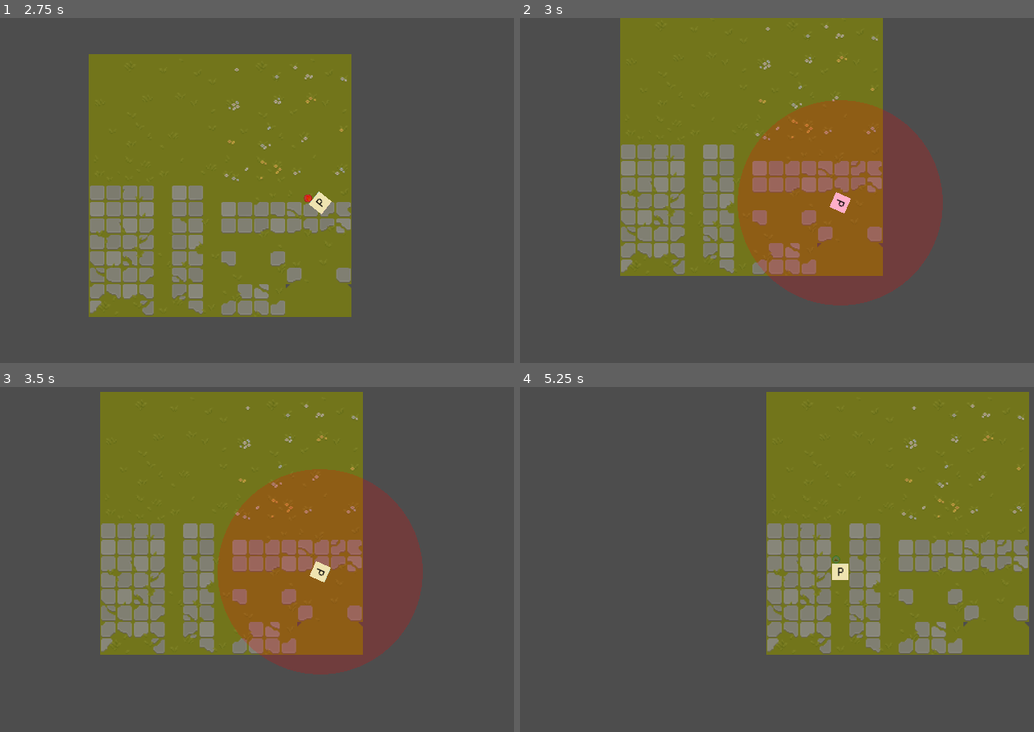
Above: before the commit, frames 1-4 (two rows, left to right).
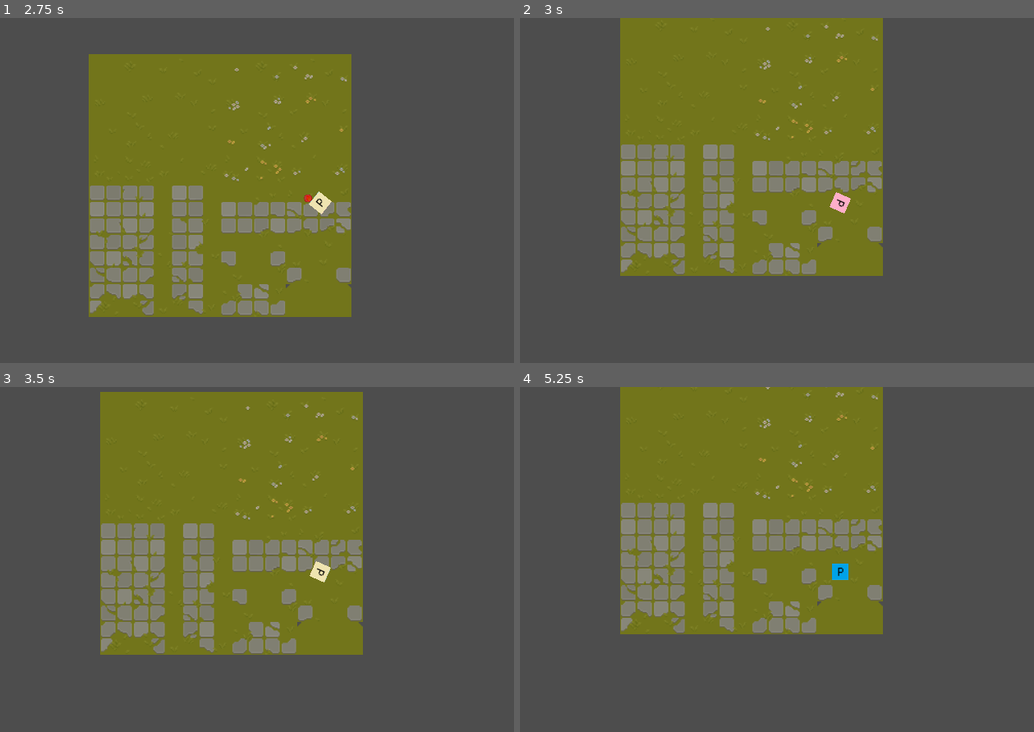
Above: after the commit, the same moments.

Repository: fernando38954/No_defined
Game: Godot game, scene res://scene/Main.tscn
Two runs of this game, one before a commit and one after it. Both use one fixed random seed, a clock stepped at 60 frames per second and the inputs below.
Inputs (mouse positions are in pixels of both pictures, inside the frame that each line leads up to):
- Up to frame 1 (2.75 s): tap Enter at 0.5 s; move the mouse to (462, 183) at 0.52 s; hold D (key_right) 0.53-1.28 s; click (462, 183) at 0.6 s; right-click (462, 183) at 0.8 s; move the mouse to (190, 221) at 1.27 s; hold S (key_down) 1.28-2.03 s; right-click (190, 221) at 1.35 s; click (190, 221) at 1.55 s; tap Space at 2 s; move the mouse to (385, 121) at 2.02 s; hold D (key_right) from 2.03 s (still down); click (385, 121) at 2.1 s; right-click (385, 121) at 2.3 s
- Up to frame 2 (3 s): tap Enter at 2.75 s; move the mouse to (807, 276) at 2.77 s; release D (key_right) at 2.78 s; hold W (key_up) from 2.78 s (still down); right-click (807, 276) at 2.85 s
- Up to frame 3 (3.5 s): keep holding W (key_up); click (287, 645) at 3.05 s
- Up to frame 4 (5.25 s): tap Space at 3.5 s; move the mouse to (outside the picture) at 3.52 s; release W (key_up) at 3.53 s; hold A (key_left) 3.53-5.03 s; click (outside the picture) at 3.6 s; right-click (outside the picture) at 3.8 s; move the mouse to (643, 518) at 4.27 s; right-click (643, 518) at 4.35 s; click (643, 518) at 4.55 s; tap Enter at 5 s; move the mouse to (874, 573) at 5.02 s; hold S (key_down) from 5.03 s (still down); click (874, 573) at 5.1 s

Frame 1 is identical in both runs. In frame 2, 18% of the frame differs, in the area x 42-83%, y 23-84%; in frame 3, 18%; in frame 4, 48%, in the area x 19-100%, y 0-78%.
Error before the commit: Cannot call method 'queue_free' on a null value. (res://script/player.gd:52)

Commit message:
Add AttackIndicator

Diff:
--- /dev/null
+++ b/Game/object/AttackIndicator/LineIndicator.tscn
@@ -0,0 +1,6 @@
+[gd_scene load_steps=2 format=3 uid="uid://7bleqlqkqjs3"]
+
+[ext_resource type="Script" path="res://script/AttackIndicator/lineIndicator.gd" id="1_6b2bo"]
+
+[node name="LineIndicator" type="Node2D"]
+script = ExtResource("1_6b2bo")
--- /dev/null
+++ b/Game/object/AttackIndicator/circleIndicator.tscn
@@ -0,0 +1,7 @@
+[gd_scene load_steps=2 format=3 uid="uid://cqeepxg2onn2q"]
+
+[ext_resource type="Script" path="res://script/AttackIndicator/circleIndicator.gd" id="1_p6gt1"]
+
+[node name="CircleIndicator" type="Node2D"]
+show_behind_parent = true
+script = ExtResource("1_p6gt1")
--- /dev/null
+++ b/Game/object/AttackIndicator/circleRange.tscn
@@ -0,0 +1,18 @@
+[gd_scene load_steps=3 format=3 uid="uid://bqbsyesfd8d74"]
+
+[ext_resource type="Script" path="res://script/AttackIndicator/circleRange.gd" id="1_arda1"]
+
+[sub_resource type="CircleShape2D" id="CircleShape2D_gv6id"]
+radius = 1.0
+
+[node name="Range" type="Node2D"]
+show_behind_parent = true
+script = ExtResource("1_arda1")
+
+[node name="CircleRangeDetector" type="Area2D" parent="."]
+
+[node name="CollisionShape2D" type="CollisionShape2D" parent="CircleRangeDetector"]
+shape = SubResource("CircleShape2D_gv6id")
+
+[connection signal="mouse_entered" from="CircleRangeDetector" to="." method="_on_circle_range_mouse_entered"]
+[connection signal="mouse_exited" from="CircleRangeDetector" to="." method="_on_circle_range_mouse_exited"]
--- a/Game/object/rangeCircle.tscn
+++ /dev/null
@@ -1,7 +0,0 @@
-[gd_scene load_steps=2 format=3 uid="uid://bqbsyesfd8d74"]
-
-[ext_resource type="Script" path="res://script/circleRange.gd" id="1_m476o"]
-
-[node name="Range" type="Node2D"]
-show_behind_parent = true
-script = ExtResource("1_m476o")
--- a/Game/script/Attack/meteor.gd
+++ b/Game/script/Attack/meteor.gd
@@ -2,16 +2,16 @@
 
 func _ready():
 	var rand_vec = Function.rand_Vector2() * 20
-	position += rand_vec
+	global_position += rand_vec
 	$AnimatedSprite2D.play("default")
 	PlayerStatus.can_attack = true
 
 func start(_position):
-	position = _position
+	global_position = _position
 
 func _process(delta):
 	if $AnimatedSprite2D.frame <= 5:
-		position += Vector2(.3, .3)
+		global_position += Vector2(.3, .3)
 
 func _on_animated_sprite_2d_animation_finished():
 	queue_free()
--- a/Game/script/circleRange.gd
+++ b/Game/script/AttackIndicator/circleIndicator.gd
@@ -6,4 +6,4 @@
 	radius = _radius
 
 func _draw():
-	draw_circle(Vector2(0,0), radius, Color(1, 0, 0,.2))
+	draw_circle(Vector2(0,0), radius, Color(.8, .8, .8, .5))
--- /dev/null
+++ b/Game/script/AttackIndicator/circleRange.gd
@@ -0,0 +1,42 @@
+extends Node2D
+
+enum Type {
+	Area, Line
+}
+
+var radius
+var attack_type
+var attack_radius
+
+func start(_radius, _attack_type, _attack_radius):
+	radius = _radius
+	$CircleRangeDetector/CollisionShape2D.shape.radius = _radius
+	attack_type = _attack_type
+	attack_radius = _attack_radius
+	if attack_type == Type.Line:
+		PlayerStatus.in_attack_range = true
+		var attack_indicator = load("res://object/AttackIndicator/LineIndicator.tscn").instantiate()
+		attack_indicator.start(_radius)
+		add_child(attack_indicator)
+		attack_indicator.name = "Indicator"
+
+func _process(delta):
+	if attack_type == Type.Area && get_node_or_null("Indicator"):
+		global_rotation = 0.0
+		$Indicator.global_position = get_global_mouse_position()
+
+func _draw():
+	draw_circle(Vector2(0,0), radius, Color(.5, .5, .5, .5))
+
+func _on_circle_range_mouse_entered():
+	if attack_type == Type.Area && !get_node_or_null("Indicator"):
+		PlayerStatus.in_attack_range = true
+		var attack_indicator = load("res://object/AttackIndicator/circleIndicator.tscn").instantiate()
+		attack_indicator.start(attack_radius)
+		add_child(attack_indicator)
+		attack_indicator.name = "Indicator"
+
+func _on_circle_range_mouse_exited():
+	if attack_type == Type.Area && get_node_or_null("Indicator"):
+		PlayerStatus.in_attack_range = false
+		$Indicator.queue_free()
--- /dev/null
+++ b/Game/script/AttackIndicator/lineIndicator.gd
@@ -0,0 +1,9 @@
+extends Node2D
+
+var radius
+
+func start(_radius):
+	radius = _radius
+
+func _draw():
+	draw_rect(Rect2(0, -5, radius, 10), Color(.8, .8, .8, .5))
--- a/Game/script/Global/PlayerStatus.gd
+++ b/Game/script/Global/PlayerStatus.gd
@@ -6,5 +6,7 @@
 var can_attack = true
 var in_attack = false
 
+var in_attack_range = false
+
 var muzzle_position = Vector2(0, 0)
 var direction = Vector2(0, 0)
--- a/Game/script/player.gd
+++ b/Game/script/player.gd
@@ -14,6 +14,10 @@
 
 enum Element {
 	Null, Air, Fire, Earth, Water
+}
+
+enum Type {
+	Area, Line
 }
 
 func dash_event(delta):
@@ -48,7 +52,7 @@
 		PlayerStatus.can_move = false
 		detect_attack_delay = ATTACK_DELAY
 	if PlayerStatus.in_attack:
-		if Input.is_action_just_pressed("key_attack") and detect_attack_delay == 0:
+		if Input.is_action_just_pressed("key_attack") and detect_attack_delay == 0 and PlayerStatus.in_attack_range:
 			$Range.queue_free()
 			call_attack()
 			PlayerStatus.in_attack = false
@@ -89,7 +93,10 @@
 	PlayerStatus.can_attack = true
 	PlayerStatus.in_attack = false
 	PlayerStatus.can_move = true
+	PlayerStatus.in_attack_range = false
 	range_showed = false
+	if get_node_or_null("Range"):
+		$Range.queue_free()
 	if PlayerStatus.can_dash:
 		$Sprite.play("default")
 	else:
@@ -149,7 +156,18 @@
 		get_tree().root.add_child(attack_type)
 
 func show_range():
-	attack_range = load("res://object/rangeCircle.tscn").instantiate()
-	attack_range.start(100)
+	attack_range = load("res://object/AttackIndicator/circleRange.tscn").instantiate()
+
+	if attack == Vector2(Element.Air, Element.Air):
+		attack_range.start(100, Type.Area, 40)
+	elif attack == Vector2(Element.Air, Element.Fire):
+		attack_range.start(100, Type.Line, -1)
+	elif attack == Vector2(Element.Earth, Element.Earth):
+		attack_range.start(100, Type.Area, 20)
+	elif attack == Vector2(Element.Earth, Element.Fire):
+		attack_range.start(100, Type.Area, 20)
+	else:
+		attack_range.start(100, Type.Area, 20)
+
 	add_child(attack_range)
 	attack_range.name = "Range"
